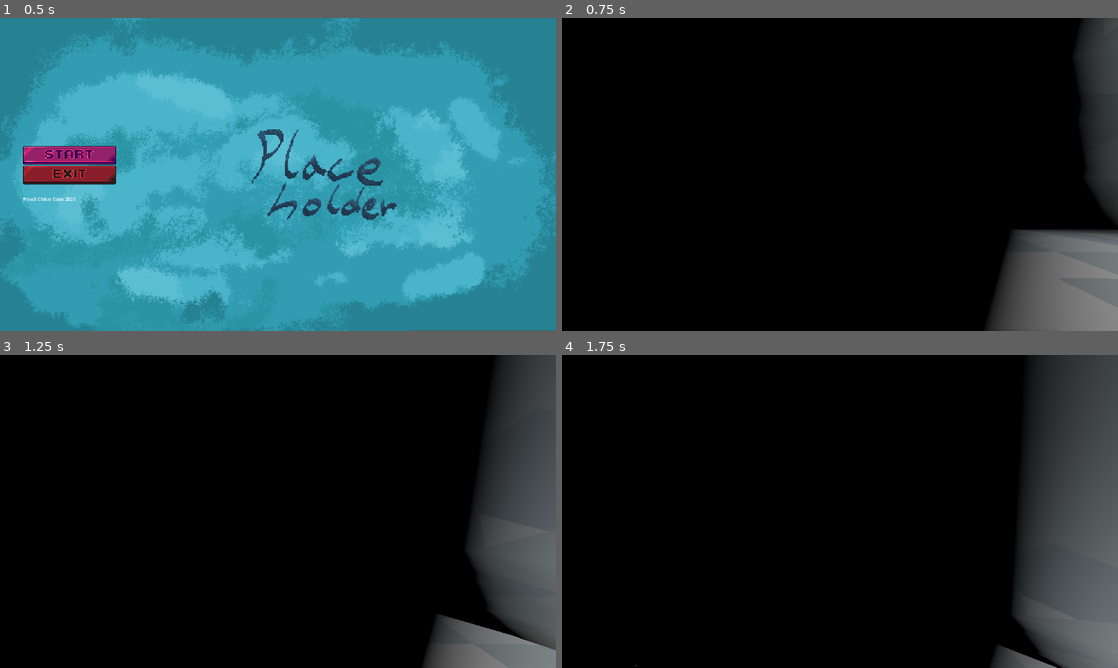
Above: before the commit, frames 1-4 (two rows, left to right).
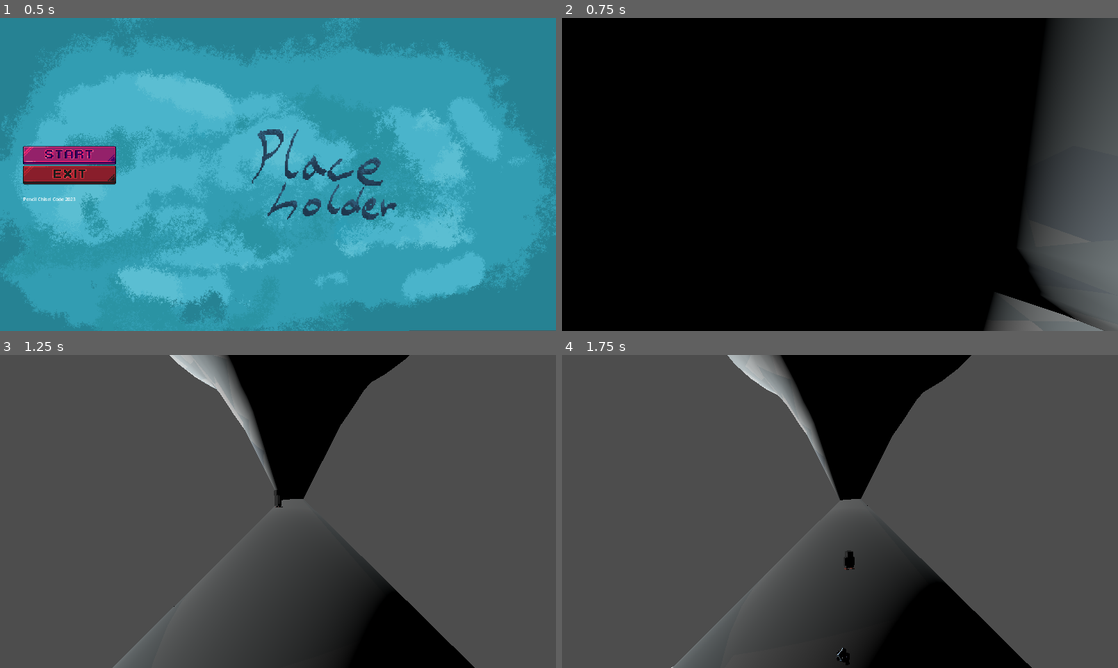
Above: after the commit, the same moments.

Repository: CodingBigTime/pencil-chisel-code-2023
Game: Godot game, scene res://scenes/main_menu.tscn
The game is run twice, just before and just after one commit, with the same random seed, the same clock (stepped at 60 frames per second) and the same inputs.
Inputs (mouse positions are in pixels of both pictures, inside the frame that each line leads up to):
- Up to frame 1 (0.5 s): no input
- Up to frame 2 (0.75 s): click (628, 155) at 0.5 s
- Up to frame 3 (1.25 s): no input
- Up to frame 4 (1.75 s): hold D (right) from 1.28 s (still down)

Frame 1 is identical in both runs. In frame 2, 11% of the frame differs, in the area x 78-100%, y 0-100%; in frame 3, 81%, in the area x 0-100%, y 0-100%; in frame 4, 77%.

Commit message:
Speed up camera lerp

Diff:
--- a/scenes/Camera3D.gd
+++ b/scenes/Camera3D.gd
@@ -1,7 +1,7 @@
 extends Camera3D
 
 const CAMERA_DISTANCE: float = 16
-const SPEED: float = 5
+const LERP_SPEED: float = 5
 
 var target_position: Vector3
 
@@ -32,5 +32,4 @@
 	var camera_angle = Vector2(position.x, position.z).angle()
 	rotation.y = -camera_angle + PI / 2
 
-	var diff = target_position - position
-	position = position.lerp(target_position, delta)
+	position = position.lerp(target_position, LERP_SPEED * delta)
--- a/util/trig.gd
+++ b/util/trig.gd
@@ -42,3 +42,10 @@
 		t = 1
 	var projection = segment_start + a * t
 	return point.distance_to(projection)
+
+
+static func clamp_vector_3d(vector: Vector3, max_magnitude: float) -> Vector3:
+	var magnitude = vector.length()
+	if magnitude > max_magnitude:
+		return vector * (max_magnitude / magnitude)
+	return vector
